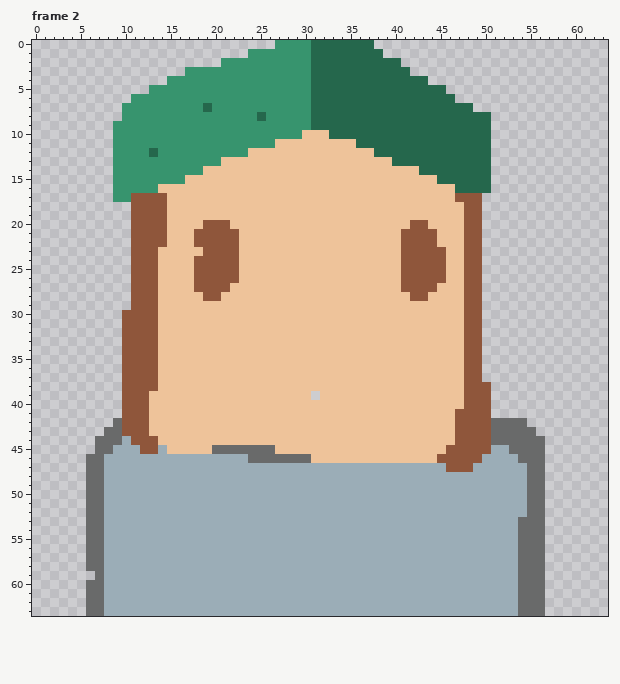
File history of a pixel-art file, Art/Windmill01.aseprite. That is the earlier state.
64x64 pixels, 2 frames. Shown: frame 2. The commit also changed other frames, which this record leaves out.
The result:
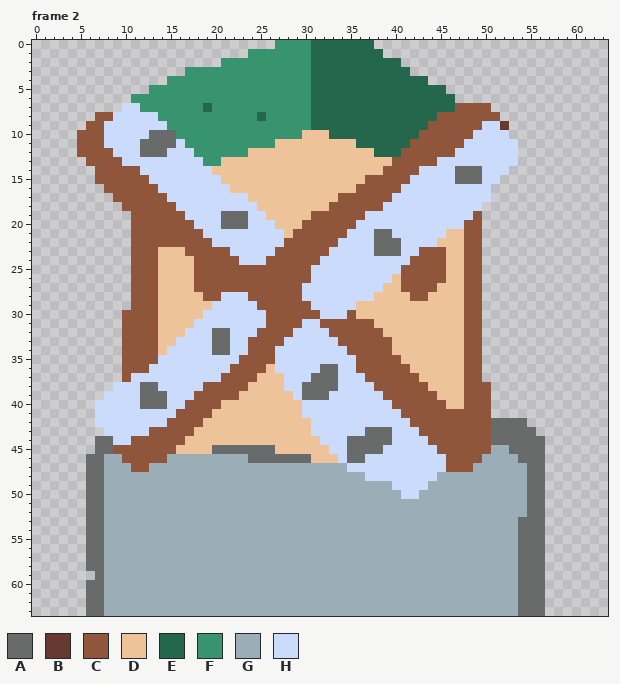
Palette (. is transparent): A #696a6a  B #663931  C #8f563b  D #eec39a  E #25674c  F #37946e  G #9badb7  H #cbdbfc
Difference:
layer "Layer 4" now shown
Changed rows in their new state; - is an unchanged pixel.
Frame 2, layer "Layer 4":
first column x 5:
 7 -----HH-----------------------------------CCCC---
 8 --CCHHHHH-------------------------------CCCCCCC--
 9 -CCHHHHHHH-----------------------------CCCCCCHHB-
10 CCCHHHHHAAA---------------------------CCCCCCHHHH-
11 CCCHHHHAAAAH-------------------------CCCCCCHHHHHH
12 CCCCHHHAAAHHH-----------------------CCCCCCHHHHHHH
13 -CCCCHHHHHHHHH---------------------CCCCCHHHHHHHHH
14 --CCCCCHHHHHHHH-------------------CCCCHHHHAAAHHH-
15 --CCCCCCHHHHHHHH----------------CCCCCHHHHHAAAHH--
16 ---CCCCCCHHHHHHHH--------------CCCCCHHHHHHHHHH---
17 ----CC----HHHHHHHHH----------CCCCCCHHHHHHHHHHH---
18 -----C----CHHHHHHHHH--------CCCCCCHHHHHHHHHHH----
19 ----------CCHHHHAAAHH-----CCCCCCHHHHHHHHHHHH-----
20 ----------CCCHHHAAAHHH---CCCCCCHHHHHHHHHHHH------
21 ----------CCC-HHHHHHHHH-CCCCCCHHHAAHHHHHH--------
22 ----------CCC--HHHHHHHHCCCCCCHHHHAAAHHHH---------
23 ------------CC---HHHHHCCCCCCHHHHHAAAHH-----------
24 ------------------HHHCCCCCCHHHHHHHHHH------------
25 ------------------CCCCCCCCHHHHHHHHHH-------------
26 ------------------CCCCCCCCHHHHHHHHH--------------
27 -----------------CCCCCCCCHHHHHHHHH---------------
28 ----------------HHHCCCCCCHHHHHHHH----------------
29 ---------------HHHHHCCCCCCHHHHH------------------
30 --------------HHHHHHHCCCCCCHHHC------------------
31 -------------HHHHHHHHCCCCHHCCCCCC----------------
32 ------------HHHAAHHHCCCCHHHHCCCCCC---------------
33 -----------HHHHAAHHCCCCHHHHHHCCCCCC--------------
34 ----------HHHHHAAHHCCCHHHHHHHHCCCCC--------------
35 ---------HHHHHHHHHCCCCHHHHHHHHHCCCCC-------------
36 --------HHHHHHHHHCCCC-HHHHHAAHHCCCCCC------------
37 ------HHHHHHHHHHCCCC---HHHAAAHHHCCCCCC-----------
38 ----HHHAAHHHHHCCCCC----HHAAAAHHHHCCCCCC----------
39 ---HHHHAAAHHHCCCCC------HAAAHHHHHHCCCCCC---------
40 --HHHHHAAAHHCCCC---------HHHHHHHHHHCCCCCC--------
41 --HHHHHHHHHCCCC----------HHHHHHHHHHHCCCCCC-------
42 --HHHHHHHHCCCC------------HHHHHHHHHHHCCCCC-------
43 ---HHHHHCCCCC-------------HHHHHHAAAHHHCCCC-------
44 ----HH---CCC---------------HHHAAAAAHHHHCCC-------
45 ----CCC--CC-----------------HHAAAAHHHHHHC--------
46 -----CCCCC-------------------HAAHHHHHHHHH--------
47 ------CC----------------------HHHHHHHHHHH--------
48 --------------------------------HHHHHHHH---------
49 -----------------------------------HHHH----------
50 ------------------------------------HH-----------
Boxes around the changes in both pictures, in picture pixels (x1, y1, x2, y2):
changed: (77, 103, 518, 499)
